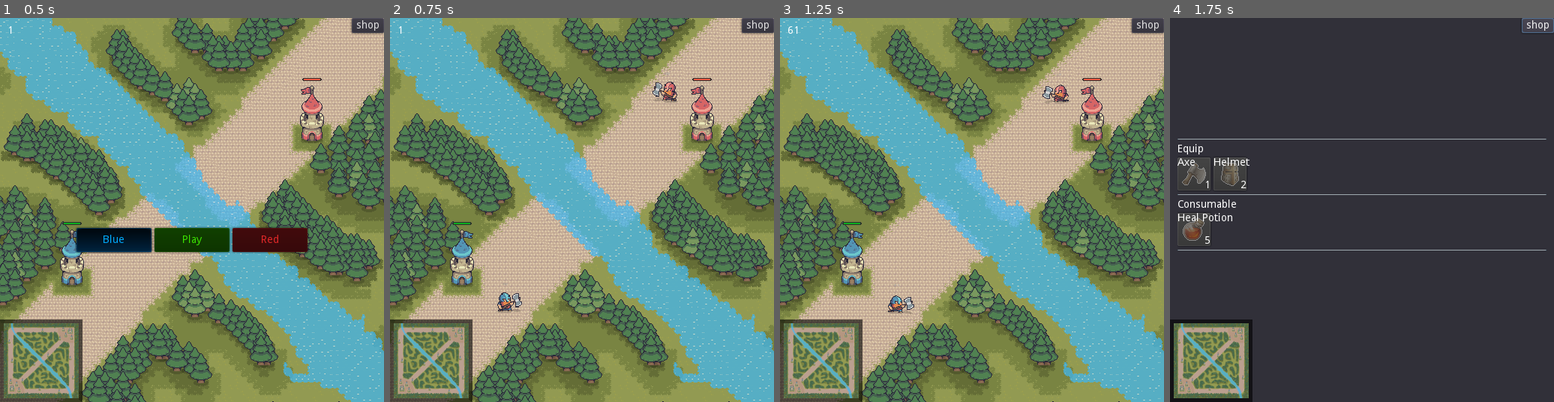
Above: before the commit, frames 1-4 (left to right).
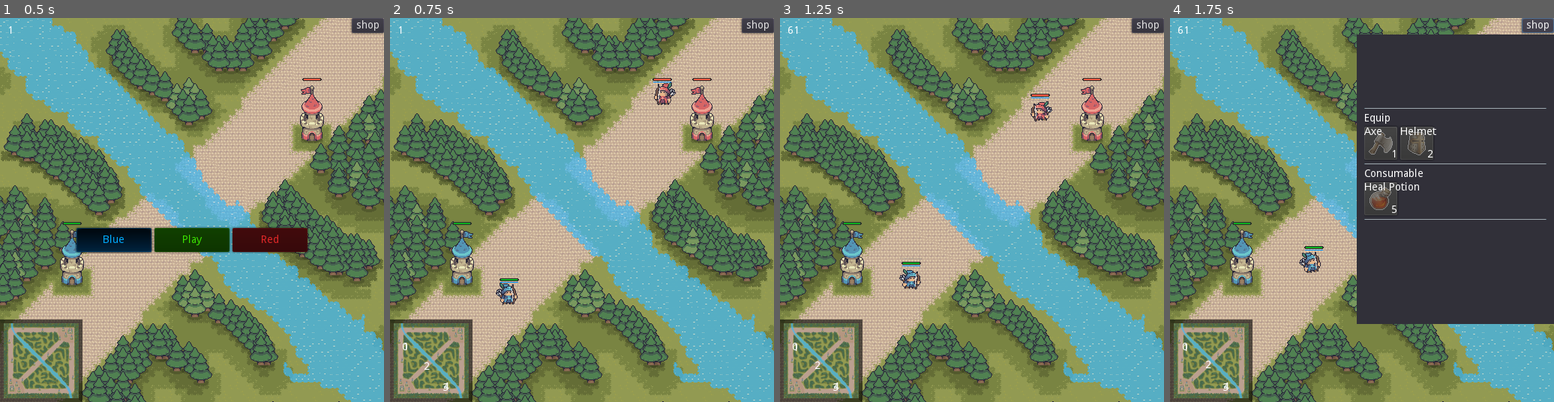
Above: after the commit, the same moments.

Repository: spicylobstergames/shotcaller-godot
Game: Godot game, scene res://TestScene.tscn
Two runs of this game, one before a commit and one after it. Both use one fixed random seed, a clock stepped at 60 frames per second and the inputs below.
Inputs:
- Up to frame 1 (0.5 s): no input
- Up to frame 2 (0.75 s): click "Play" at 0.5 s
- Up to frame 3 (1.25 s): no input
- Up to frame 4 (1.75 s): click "shop" at 1.25 s

Frame 1 is identical in both runs. In frame 2, 0.8% of the frame differs, in the area x 3-75%, y 14-98%; in frame 3, 1.0%; in frame 4, 56%, in the area x 0-100%, y 0-100%.

Commit message:
minimap numbers

Diff:
--- /dev/null
+++ b/Prototype/Autoloads/Leaders.gd
@@ -0,0 +1,48 @@
+extends Node
+
+signal leaders_spawned
+
+enum LeadersID {Maori, Raja, Robin, Rollo, Sami}
+
+var Leader_Group_Class:PackedScene = preload("res://Character/Child/Leader/LeaderGroup.tscn")
+
+var maori:PackedScene = preload("res://Character/Child/Leader/Maori/Maori.tscn")
+var raja:PackedScene =  preload("res://Character/Child/Leader/Raja/Raja.tscn")
+var robin:PackedScene = preload("res://Character/Child/Leader/Robin/Robin.tscn")
+var rollo:PackedScene = preload("res://Character/Child/Leader/Rollo/Rollo.tscn")
+var sami:PackedScene =  preload("res://Character/Child/Leader/Sami/Sami.tscn")
+
+var packed_leaders:Array = [maori, raja, robin, rollo, sami]
+export var current_leaders:Array = []
+
+func spawn_leaders(parent_node: Node2D) -> void:
+
+	var top_blue:Vector2 = parent_node.get_node("BattleField/Top").points[2]
+	var mid_blue:Vector2 = parent_node.get_node("BattleField/Mid").points[2]
+	var bot_blue:Vector2 = parent_node.get_node("BattleField/Bot").points[2]
+
+	var top_red:Vector2 = parent_node.get_node("BattleField/Top").points[4]
+	var mid_red:Vector2 = parent_node.get_node("BattleField/Mid").points[4]
+	var bot_red:Vector2 = parent_node.get_node("BattleField/Bot").points[4]
+
+	var spawn_points:Array = Array(Units.TeamID.values())
+	spawn_points[Units.TeamID.Blue] = [top_blue, top_blue, mid_blue, bot_blue, bot_blue]
+	spawn_points[Units.TeamID.Red] = [bot_red, bot_red, mid_red, top_red, top_red]
+
+	for team in [Units.TeamID.Blue, Units.TeamID.Red]:
+		for i in range(5):
+			#var team = Player.selected_team
+			var leader = packed_leaders[i].instance()
+			if team == Units.TeamID.Blue: current_leaders.append(leader)
+			var leader_group = Leader_Group_Class.instance()
+			leader_group.add_child(leader)
+			var spawn_point = spawn_points[team][i]
+			#randomize()
+			spawn_point.x += randf() - 0.5
+			spawn_point.y += randf() - 0.5
+			var battlefield = parent_node.get_node("BattleField")
+			Units.call("spawn_one", team, leader_group, battlefield, spawn_point)
+			parent_node.get_node("Menu/LeadersInventories").add_inventory(leader)
+			parent_node.get_node("Menu/Shop").add_delivery(leader)
+
+	self.emit_signal("leaders_spawned")
--- a/Prototype/Autoloads/Units.gd
+++ b/Prototype/Autoloads/Units.gd
@@ -9,9 +9,9 @@
 enum DetectionTypeID {Area, Global}
 enum StatusEffectID {Stun, Root, Silence, Slow}
 
-var selected_leader = null
-
-var units_selected: Array = []
+var selected_leader:Node2D = null
+
+var selected_units: Array = []
 
 var _navmap: Navigation2D = null
 
--- a/Prototype/Character/Child/Leader/Leader.tscn
+++ b/Prototype/Character/Child/Leader/Leader.tscn
@@ -128,12 +128,14 @@
 [node name="Idle" type="Node" parent="BehaviorTree/Selector" index="1"]
 script = ExtResource( 7 )
 
+[node name="HealthBar" parent="HUD" index="0"]
+visible = true
+
 [node name="Sprite" parent="TextureContainer" index="0"]
 material = SubResource( 5 )
 
 [node name="Shadow" parent="TextureContainer" index="1"]
 visible = false
-modulate = Color( 1, 1, 1, 0.168627 )
 
 [node name="CollisionShape2D" parent="." index="7"]
 shape = SubResource( 8 )
--- a/Prototype/Character/Child/Leader/Maori/Maori.tscn
+++ b/Prototype/Character/Child/Leader/Maori/Maori.tscn
@@ -40,7 +40,7 @@
 collision_size = 5.0
 attack_range = 120.0
 unit_detection = 300.0
-area_selection = 10.0
+area_selection = 20.0
 hurt_area = {
 "height": 0.0,
 "radius": 0.0
@@ -1000,6 +1000,22 @@
 "values": [ false ]
 }
 
+[sub_resource type="AtlasTexture" id=51]
+atlas = ExtResource( 2 )
+region = Rect2( 0, 0, 40, 32 )
+
+[sub_resource type="AtlasTexture" id=52]
+atlas = ExtResource( 4 )
+region = Rect2( 0, 0, 40, 32 )
+
+[sub_resource type="AtlasTexture" id=46]
+atlas = ExtResource( 2 )
+region = Rect2( 40, 0, 40, 32 )
+
+[sub_resource type="AtlasTexture" id=47]
+atlas = ExtResource( 4 )
+region = Rect2( 40, 0, 40, 32 )
+
 [sub_resource type="AtlasTexture" id=48]
 atlas = ExtResource( 2 )
 region = Rect2( 80, 0, 40, 32 )
@@ -1008,27 +1024,11 @@
 atlas = ExtResource( 4 )
 region = Rect2( 80, 0, 40, 32 )
 
-[sub_resource type="AtlasTexture" id=46]
-atlas = ExtResource( 2 )
-region = Rect2( 40, 0, 40, 32 )
-
-[sub_resource type="AtlasTexture" id=47]
-atlas = ExtResource( 4 )
-region = Rect2( 40, 0, 40, 32 )
-
-[sub_resource type="AtlasTexture" id=51]
-atlas = ExtResource( 2 )
-region = Rect2( 0, 0, 40, 32 )
-
-[sub_resource type="AtlasTexture" id=52]
-atlas = ExtResource( 4 )
-region = Rect2( 0, 0, 40, 32 )
-
 [sub_resource type="SpriteFrames" id=42]
 animations = [ {
-"frames": [ SubResource( 48 ), SubResource( 49 ) ],
+"frames": [ SubResource( 51 ), SubResource( 52 ) ],
 "loop": false,
-"name": "Idle",
+"name": "Walk",
 "speed": 5.0
 }, {
 "frames": [ SubResource( 46 ), SubResource( 47 ) ],
@@ -1036,9 +1036,9 @@
 "name": "Attack",
 "speed": 5.0
 }, {
-"frames": [ SubResource( 51 ), SubResource( 52 ) ],
+"frames": [ SubResource( 48 ), SubResource( 49 ) ],
 "loop": false,
-"name": "Walk",
+"name": "Idle",
 "speed": 5.0
 } ]
 
@@ -1098,7 +1098,7 @@
 
 [sub_resource type="CircleShape2D" id=43]
 resource_local_to_scene = true
-radius = 19.3197
+radius = 20.0
 
 [node name="Maori" instance=ExtResource( 1 )]
 script = ExtResource( 3 )
@@ -1167,7 +1167,6 @@
 region_rect = Rect2( 80, 0, 40, 32 )
 
 [node name="CollisionShape2D" parent="." index="7"]
-visible = true
 position = Vector2( 0, -3 )
 shape = SubResource( 13 )
 
--- a/Prototype/Character/Child/Leader/Raja/Raja.tscn
+++ b/Prototype/Character/Child/Leader/Raja/Raja.tscn
@@ -38,7 +38,7 @@
 collision_size = 5.0
 attack_range = 40.0
 unit_detection = 300.0
-area_selection = 10.0
+area_selection = 20.0
 hurt_area = {
 "height": 0.0,
 "radius": 0.0
@@ -914,6 +914,22 @@
 "values": [ Color( 1, 1, 1, 1 ) ]
 }
 
+[sub_resource type="AtlasTexture" id=44]
+atlas = ExtResource( 2 )
+region = Rect2( 96, 0, 32, 32 )
+
+[sub_resource type="AtlasTexture" id=45]
+atlas = ExtResource( 4 )
+region = Rect2( 96, 0, 32, 32 )
+
+[sub_resource type="AtlasTexture" id=42]
+atlas = ExtResource( 2 )
+region = Rect2( 0, 0, 32, 32 )
+
+[sub_resource type="AtlasTexture" id=43]
+atlas = ExtResource( 4 )
+region = Rect2( 0, 0, 32, 32 )
+
 [sub_resource type="AtlasTexture" id=40]
 atlas = ExtResource( 2 )
 region = Rect2( 64, 0, 32, 32 )
@@ -922,27 +938,11 @@
 atlas = ExtResource( 4 )
 region = Rect2( 64, 0, 32, 32 )
 
-[sub_resource type="AtlasTexture" id=42]
-atlas = ExtResource( 2 )
-region = Rect2( 0, 0, 32, 32 )
-
-[sub_resource type="AtlasTexture" id=43]
-atlas = ExtResource( 4 )
-region = Rect2( 0, 0, 32, 32 )
-
-[sub_resource type="AtlasTexture" id=44]
-atlas = ExtResource( 2 )
-region = Rect2( 96, 0, 32, 32 )
-
-[sub_resource type="AtlasTexture" id=45]
-atlas = ExtResource( 4 )
-region = Rect2( 96, 0, 32, 32 )
-
 [sub_resource type="SpriteFrames" id=46]
 animations = [ {
-"frames": [ SubResource( 40 ), SubResource( 41 ) ],
+"frames": [ SubResource( 44 ), SubResource( 45 ) ],
 "loop": false,
-"name": "Idle",
+"name": "Walk",
 "speed": 5.0
 }, {
 "frames": [ SubResource( 42 ), SubResource( 43 ) ],
@@ -950,9 +950,9 @@
 "name": "Attack",
 "speed": 5.0
 }, {
-"frames": [ SubResource( 44 ), SubResource( 45 ) ],
+"frames": [ SubResource( 40 ), SubResource( 41 ) ],
 "loop": false,
-"name": "Walk",
+"name": "Idle",
 "speed": 5.0
 } ]
 
--- a/Prototype/Character/Child/Leader/Robin/Robin.tscn
+++ b/Prototype/Character/Child/Leader/Robin/Robin.tscn
@@ -39,8 +39,8 @@
 script = ExtResource( 9 )
 collision_size = 5.0
 attack_range = 220.0
-unit_detection = 300.0
-area_selection = 10.0
+unit_detection = 600.0
+area_selection = 20.0
 hurt_area = {
 "height": 0.0,
 "radius": 0.0
--- a/Prototype/Character/Child/Leader/Rollo/Rollo.tscn
+++ b/Prototype/Character/Child/Leader/Rollo/Rollo.tscn
@@ -38,7 +38,7 @@
 collision_size = 5.0
 attack_range = 50.0
 unit_detection = 300.0
-area_selection = 10.0
+area_selection = 20.0
 hurt_area = {
 "height": 0.0,
 "radius": 0.0
@@ -926,6 +926,22 @@
 "values": [ Color( 1, 1, 1, 1 ) ]
 }
 
+[sub_resource type="AtlasTexture" id=44]
+atlas = ExtResource( 2 )
+region = Rect2( 120, 0, 40, 32 )
+
+[sub_resource type="AtlasTexture" id=45]
+atlas = ExtResource( 4 )
+region = Rect2( 120, 0, 40, 32 )
+
+[sub_resource type="AtlasTexture" id=42]
+atlas = ExtResource( 2 )
+region = Rect2( 0, 0, 40, 32 )
+
+[sub_resource type="AtlasTexture" id=43]
+atlas = ExtResource( 4 )
+region = Rect2( 0, 0, 40, 32 )
+
 [sub_resource type="AtlasTexture" id=40]
 atlas = ExtResource( 2 )
 region = Rect2( 80, 0, 40, 32 )
@@ -934,27 +950,11 @@
 atlas = ExtResource( 4 )
 region = Rect2( 80, 0, 40, 32 )
 
-[sub_resource type="AtlasTexture" id=42]
-atlas = ExtResource( 2 )
-region = Rect2( 0, 0, 40, 32 )
-
-[sub_resource type="AtlasTexture" id=43]
-atlas = ExtResource( 4 )
-region = Rect2( 0, 0, 40, 32 )
-
-[sub_resource type="AtlasTexture" id=44]
-atlas = ExtResource( 2 )
-region = Rect2( 120, 0, 40, 32 )
-
-[sub_resource type="AtlasTexture" id=45]
-atlas = ExtResource( 4 )
-region = Rect2( 120, 0, 40, 32 )
-
 [sub_resource type="SpriteFrames" id=46]
 animations = [ {
-"frames": [ SubResource( 40 ), SubResource( 41 ) ],
+"frames": [ SubResource( 44 ), SubResource( 45 ) ],
 "loop": false,
-"name": "Idle",
+"name": "Walk",
 "speed": 5.0
 }, {
 "frames": [ SubResource( 42 ), SubResource( 43 ) ],
@@ -962,9 +962,9 @@
 "name": "Attack",
 "speed": 5.0
 }, {
-"frames": [ SubResource( 44 ), SubResource( 45 ) ],
+"frames": [ SubResource( 40 ), SubResource( 41 ) ],
 "loop": false,
-"name": "Walk",
+"name": "Idle",
 "speed": 5.0
 } ]
 
--- a/Prototype/Character/Child/Leader/Sami/Sami.tscn
+++ b/Prototype/Character/Child/Leader/Sami/Sami.tscn
@@ -40,7 +40,7 @@
 collision_size = 5.0
 attack_range = 180.0
 unit_detection = 300.0
-area_selection = 10.0
+area_selection = 20.0
 hurt_area = {
 "height": 0.0,
 "radius": 0.0
@@ -988,6 +988,22 @@
 "values": [ false ]
 }
 
+[sub_resource type="AtlasTexture" id=36]
+atlas = ExtResource( 2 )
+region = Rect2( 64, 0, 32, 32 )
+
+[sub_resource type="AtlasTexture" id=37]
+atlas = ExtResource( 4 )
+region = Rect2( 64, 0, 32, 32 )
+
+[sub_resource type="AtlasTexture" id=18]
+atlas = ExtResource( 2 )
+region = Rect2( 0, 0, 32, 32 )
+
+[sub_resource type="AtlasTexture" id=35]
+atlas = ExtResource( 4 )
+region = Rect2( 0, 0, 32, 32 )
+
 [sub_resource type="AtlasTexture" id=16]
 atlas = ExtResource( 2 )
 region = Rect2( 32, 0, 32, 32 )
@@ -996,27 +1012,11 @@
 atlas = ExtResource( 4 )
 region = Rect2( 32, 0, 32, 32 )
 
-[sub_resource type="AtlasTexture" id=18]
-atlas = ExtResource( 2 )
-region = Rect2( 0, 0, 32, 32 )
-
-[sub_resource type="AtlasTexture" id=35]
-atlas = ExtResource( 4 )
-region = Rect2( 0, 0, 32, 32 )
-
-[sub_resource type="AtlasTexture" id=36]
-atlas = ExtResource( 2 )
-region = Rect2( 64, 0, 32, 32 )
-
-[sub_resource type="AtlasTexture" id=37]
-atlas = ExtResource( 4 )
-region = Rect2( 64, 0, 32, 32 )
-
 [sub_resource type="SpriteFrames" id=38]
 animations = [ {
-"frames": [ SubResource( 16 ), SubResource( 17 ) ],
+"frames": [ SubResource( 36 ), SubResource( 37 ) ],
 "loop": false,
-"name": "Idle",
+"name": "Walk",
 "speed": 5.0
 }, {
 "frames": [ SubResource( 18 ), SubResource( 35 ) ],
@@ -1024,9 +1024,9 @@
 "name": "Attack",
 "speed": 5.0
 }, {
-"frames": [ SubResource( 36 ), SubResource( 37 ) ],
+"frames": [ SubResource( 16 ), SubResource( 17 ) ],
 "loop": false,
-"name": "Walk",
+"name": "Idle",
 "speed": 5.0
 } ]
 
--- a/Prototype/GUI/ChooseLeaderButtons/ChooseLeaderButtons.gd
+++ b/Prototype/GUI/ChooseLeaderButtons/ChooseLeaderButtons.gd
@@ -4,18 +4,11 @@
 
 export(PackedScene) var curent_leader
 
-onready var maori = preload("res://Character/Child/Leader/Maori/Maori.tscn")
-onready var raja =  preload("res://Character/Child/Leader/Raja/Raja.tscn")
-onready var robin = preload("res://Character/Child/Leader/Robin/Robin.tscn")
-onready var rollo = preload("res://Character/Child/Leader/Rollo/Rollo.tscn")
-onready var sami =  preload("res://Character/Child/Leader/Sami/Sami.tscn")
-
-var leader_name
+var leader_name:String
 
 func _ready() -> void:
-	var pressed_button = leader_group.get_pressed_button()
-	leader_name = pressed_button.name
-	curent_leader = self[leader_name]
+	leader_name = leader_group.get_pressed_button().name
+	curent_leader = Leaders[leader_name]
 
 	Game.connect("playing", self, "_on_Game_playing")
 
@@ -27,4 +20,4 @@
 	var pressed_button = leader_group.get_pressed_button()
 	if pressed and leader_name != pressed_button.name:
 		leader_name = pressed_button.name
-		curent_leader = self[leader_name]
+		curent_leader = Leaders[leader_name]
--- /dev/null
+++ b/Prototype/GUI/Minimap/Minimap.gd
@@ -0,0 +1,25 @@
+extends Node2D
+
+var _numbers:Array = []
+
+func _ready():
+	Leaders.connect("leaders_spawned", self, "_on_start")
+
+
+func _on_start() -> void:
+	for i in range(5):
+		var leader = Leaders.current_leaders[i]
+		var number = Label.new()
+		number.text = str(i)
+		number.set_global_position(leader.global_position/20)
+		$ViewportContainer/Viewport.add_child(number)
+		_numbers.append(number)
+
+func _process(delta):
+	if Leaders.current_leaders.size() > 0 and _numbers.size() > 0:
+		for i in range(5):
+			var leader = Leaders.current_leaders[i]
+			var number = _numbers[i]
+			if is_instance_valid(leader):
+				number.set_global_position(leader.global_position/20)
+			else: number.hide()
--- a/Prototype/GUI/Minimap/Minimap.tscn
+++ b/Prototype/GUI/Minimap/Minimap.tscn
@@ -1,20 +1,22 @@
-[gd_scene load_steps=2 format=2]
+[gd_scene load_steps=3 format=2]
 
 [ext_resource path="res://Assets/GUI/Minimap.png" type="Texture" id=1]
+[ext_resource path="res://GUI/Minimap/Minimap.gd" type="Script" id=2]
 
 [node name="Minimap" type="Node2D"]
+script = ExtResource( 2 )
 
 [node name="Polygon2D" type="Polygon2D" parent="."]
-position = Vector2( -2.00272e-05, 402 )
+position = Vector2( -2.00272e-05, 0 )
 scale = Vector2( 1.1, 1.1 )
 color = Color( 0, 0, 0, 0.607843 )
 polygon = PoolVector2Array( 0, 0, 100, 0, 100, 100, 0, 100 )
 
 [node name="ViewportContainer" type="ViewportContainer" parent="."]
 margin_left = 5.0
-margin_top = 407.0
+margin_top = 5.0
 margin_right = 105.0
-margin_bottom = 507.0
+margin_bottom = 105.0
 __meta__ = {
 "_edit_use_anchors_": false
 }
--- a/Prototype/GUI/StatsWindow/StatsWindow.tscn
+++ b/Prototype/GUI/StatsWindow/StatsWindow.tscn
@@ -94,8 +94,8 @@
 }
 
 [node name="Portrait" type="Control" parent="."]
-margin_left = -117.0
-margin_right = -8.0
+margin_left = -101.0
+margin_right = -24.0
 margin_bottom = 79.0
 rect_clip_content = true
 __meta__ = {
@@ -103,11 +103,12 @@
 }
 
 [node name="AnimatedSprite" type="AnimatedSprite" parent="Portrait"]
-position = Vector2( 54, 42 )
-scale = Vector2( 4, 4 )
+position = Vector2( 39, 42 )
+scale = Vector2( 3, 3 )
 frames = SubResource( 1 )
 animation = "Idle"
 
 [node name="Sprite" type="Sprite" parent="Portrait"]
-position = Vector2( 54, 42 )
+position = Vector2( 39, 42 )
+scale = Vector2( 0.8, 0.8 )
 region_enabled = true
--- a/Prototype/TestScene.gd
+++ b/Prototype/TestScene.gd
@@ -1,6 +1,4 @@
 extends Node2D
-
-onready var Leader_Group_Class = preload("res://Character/Child/Leader/LeaderGroup.tscn")
 
 func _ready() -> void:
 	Game.connect("playing", self, "_on_Game_playing")
@@ -18,7 +16,7 @@
 		Units.call_deferred("try_spawn_creep_wave", $BattleField)
 		$CreepRespawnTimer.start(Game.creep_respawn_time)
 
-		_spawn_leaders()
+		Leaders.call_deferred("spawn_leaders", self)
 
 		Game.is_playing = true
 
@@ -26,38 +24,3 @@
 func _on_CreepRespawnTimer_timeout() -> void:
 	Units.call_deferred("try_spawn_creep_wave", $BattleField)
 	#print("Spawn Creep")
-
-
-onready var top_blue = $BattleField/Top.points[2]
-onready var mid_blue = $BattleField/Mid.points[2]
-onready var bot_blue = $BattleField/Bot.points[2]
-
-onready var top_red = $BattleField/Top.points[4]
-onready var mid_red = $BattleField/Mid.points[4]
-onready var bot_red = $BattleField/Bot.points[4]
-
-onready var spawn_points = [
-	[], # Neutrals
-	[top_blue, top_blue, mid_blue, bot_blue, bot_blue],
-	[bot_red, bot_red, mid_red, top_red, top_red]
-]
-
-func _spawn_leaders() -> void:
-	var last_leader
-	var i = 0
-	for bt in $Menu/ChooseLeader.leader_group.get_buttons():
-		for team in [Units.TeamID.Blue, Units.TeamID.Red]:
-			#var team = Player.selected_team
-			var leader = $Menu/ChooseLeader[bt.name].instance()
-			var leader_group = Leader_Group_Class.instance()
-			leader_group.add_child(leader)
-			var spawn_point = spawn_points[team-1][i]
-			#randomize()
-			spawn_point.x += randf() - 0.5
-			spawn_point.y += randf() - 0.5
-			Units.call_deferred("spawn_one", team, leader_group, $BattleField, spawn_point)
-			last_leader = leader
-		i += 1
-
-	$Menu/LeadersInventories.add_inventory(last_leader)
-	$Menu/Shop.add_delivery(last_leader)
--- a/Prototype/TestScene.tscn
+++ b/Prototype/TestScene.tscn
@@ -98,8 +98,14 @@
 visible = false
 anchor_right = 1.0
 anchor_bottom = 1.0
+margin_left = 249.0
+margin_top = 22.0
+margin_bottom = -104.0
 custom_styles/panel = SubResource( 4 )
 script = ExtResource( 7 )
+__meta__ = {
+"_edit_use_anchors_": false
+}
 
 [node name="ScrollContainer" type="ScrollContainer" parent="Menu/Shop"]
 anchor_right = 1.0
@@ -113,50 +119,50 @@
 }
 
 [node name="VBoxContainer" type="VBoxContainer" parent="Menu/Shop/ScrollContainer"]
-margin_right = 492.0
-margin_bottom = 452.0
+margin_right = 243.0
+margin_bottom = 326.0
 size_flags_horizontal = 3
 size_flags_vertical = 3
 alignment = 1
 
 [node name="HSeparator" type="HSeparator" parent="Menu/Shop/ScrollContainer/VBoxContainer"]
-margin_top = 88.0
-margin_right = 492.0
-margin_bottom = 92.0
+margin_top = 131.0
+margin_right = 243.0
+margin_bottom = 135.0
 
 [node name="Label" type="Label" parent="Menu/Shop/ScrollContainer/VBoxContainer"]
-margin_top = 96.0
-margin_right = 492.0
-margin_bottom = 110.0
+margin_top = 139.0
+margin_right = 243.0
+margin_bottom = 153.0
 text = "Equip"
 
 [node name="EquipItems" type="HBoxContainer" parent="Menu/Shop/ScrollContainer/VBoxContainer"]
-margin_top = 114.0
-margin_right = 492.0
-margin_bottom = 114.0
+margin_top = 157.0
+margin_right = 243.0
+margin_bottom = 157.0
 size_flags_horizontal = 3
 
 [node name="HSeparator2" type="HSeparator" parent="Menu/Shop/ScrollContainer/VBoxContainer"]
-margin_top = 118.0
-margin_right = 492.0
-margin_bottom = 122.0
+margin_top = 161.0
+margin_right = 243.0
+margin_bottom = 165.0
 
 [node name="Label2" type="Label" parent="Menu/Shop/ScrollContainer/VBoxContainer"]
-margin_top = 126.0
-margin_right = 492.0
-margin_bottom = 140.0
+margin_top = 169.0
+margin_right = 243.0
+margin_bottom = 183.0
 text = "Consumable"
 
 [node name="ConsumableItems" type="HBoxContainer" parent="Menu/Shop/ScrollContainer/VBoxContainer"]
-margin_top = 144.0
-margin_right = 492.0
-margin_bottom = 144.0
+margin_top = 187.0
+margin_right = 243.0
+margin_bottom = 187.0
 size_flags_horizontal = 3
 
 [node name="HSeparator3" type="HSeparator" parent="Menu/Shop/ScrollContainer/VBoxContainer"]
-margin_top = 148.0
-margin_right = 492.0
-margin_bottom = 152.0
+margin_top = 191.0
+margin_right = 243.0
+margin_bottom = 195.0
 
 [node name="LeadersInventories" type="HBoxContainer" parent="Menu"]
 anchor_top = 1.0
@@ -202,6 +208,7 @@
 position = Vector2( 259, 421 )
 
 [node name="Minimap" parent="GUI" instance=ExtResource( 11 )]
+position = Vector2( 0, 402 )
 
 [node name="CreepRespawnTimer" type="Timer" parent="."]
 
--- a/Prototype/Utils/UnitController.gd
+++ b/Prototype/Utils/UnitController.gd
@@ -2,8 +2,6 @@
 
 var dragging: bool = false
 var select_rect: RectangleShape2D = RectangleShape2D.new()
-
-var selected_leader
 
 func _ready() -> void:
 # warning-ignore:return_value_discarded
@@ -12,19 +10,19 @@
 
 func _unhandled_input(event):
 	if event is InputEventMouseButton and event.button_index == BUTTON_RIGHT:
-		if Units.units_selected.size() != 0:
+		if Units.selected_units.size() != 0:
 			_unselect()
 
 	if event is InputEventMouseButton and event.button_index == BUTTON_LEFT:
 		if event.pressed:
 			update()
 			# We only want to start a drag if there's no selection.
-			#if Units.units_selected.size() == 0:
+			#if Units.selected_units.size() == 0:
 			#	dragging = true
 			#	drag_start = get_global_mouse_position()
 			# If there is a selection, give it the target.
 			#else:
-			#	Units.move(Units.units_selected, get_global_mouse_position())
+			#	Units.move(Units.selected_units, get_global_mouse_position())
 
 		# Button released while dragging.
 		#elif dragging:
@@ -51,20 +49,13 @@
 			#	var u = q.collider.owner
 			if space.intersect_shape(query) and space.intersect_shape(query)[0] and space.intersect_shape(query)[0].collider.owner:
 				var u = space.intersect_shape(query)[0].collider.owner
-				#var is_leader = u.get_node("Attributes").primary.unit_type in [Units.TypeID.Leader]
-				#if u.team == Player.selected_team and is_leader:
-			#	Units.units_selected.append(u)
-
-			#for u in Units.units_selected:
 				_select(u)
-			#else:
-			#	_unselect()
 
 	if event is InputEventMouseMotion and dragging:
 		# Draw the box while dragging.
 		update()
 
-
+# selection drag rectangle
 #func _draw():
 	#if dragging:
 	#	draw_rect(Rect2(drag_start, get_global_mouse_position() - drag_start), Color.white, false, 2.0)
@@ -75,18 +66,20 @@
 	_unselect()
 	u.get_node("HUD/Selection").visible = true
 	get_node("/root/TestScene/GUI/StatsWindow").update_window(u)
-	Units.units_selected = [u]
-	selected_leader = u
+	Units.selected_units.append(u)
+	var in_leaders = u.get_node("Attributes").primary.unit_type in [Units.TypeID.Leader]
+	if u.team == Player.selected_team and in_leaders:
+		Units.selected_leader = u
 
 func _unselect():
-	for u in Units.units_selected:
+	for u in Units.selected_units:
 		if is_instance_valid(u): u.get_node("HUD/Selection").visible = false
 
 	get_node("/root/TestScene/GUI/StatsWindow").update_window(false)
-	Units.units_selected = []
-	selected_leader = null
+	Units.selected_units = []
+	Units.selected_leader = null
 
 func _on_Player_switch_team() -> void:
-	if Units.units_selected.size() != 0:
-		#for u in Units.units_selected:
+	if Units.selected_units.size() != 0:
+		#for u in Units.selected_units:
 		_unselect()
--- a/Prototype/project.godot
+++ b/Prototype/project.godot
@@ -318,6 +318,7 @@
 Units="*res://Autoloads/Units.gd"
 Player="*res://Autoloads/Player.gd"
 Game="*res://Autoloads/Game.gd"
+Leaders="*res://Autoloads/Leaders.gd"
 
 [debug]
 
